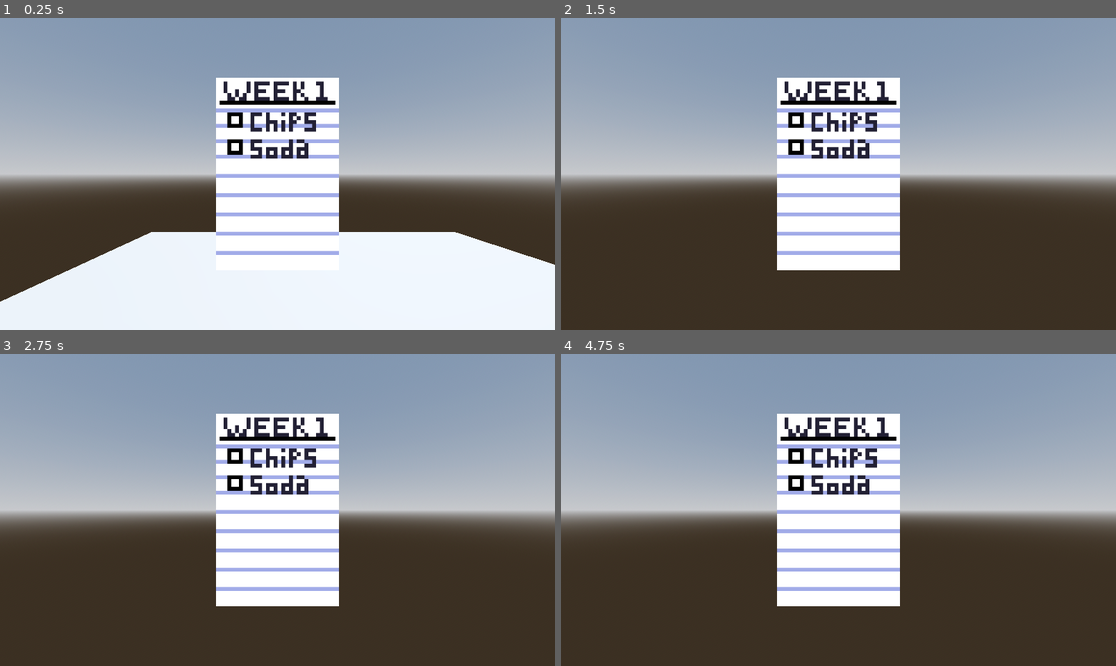
Above: before the commit, frames 1-4 (two rows, left to right).
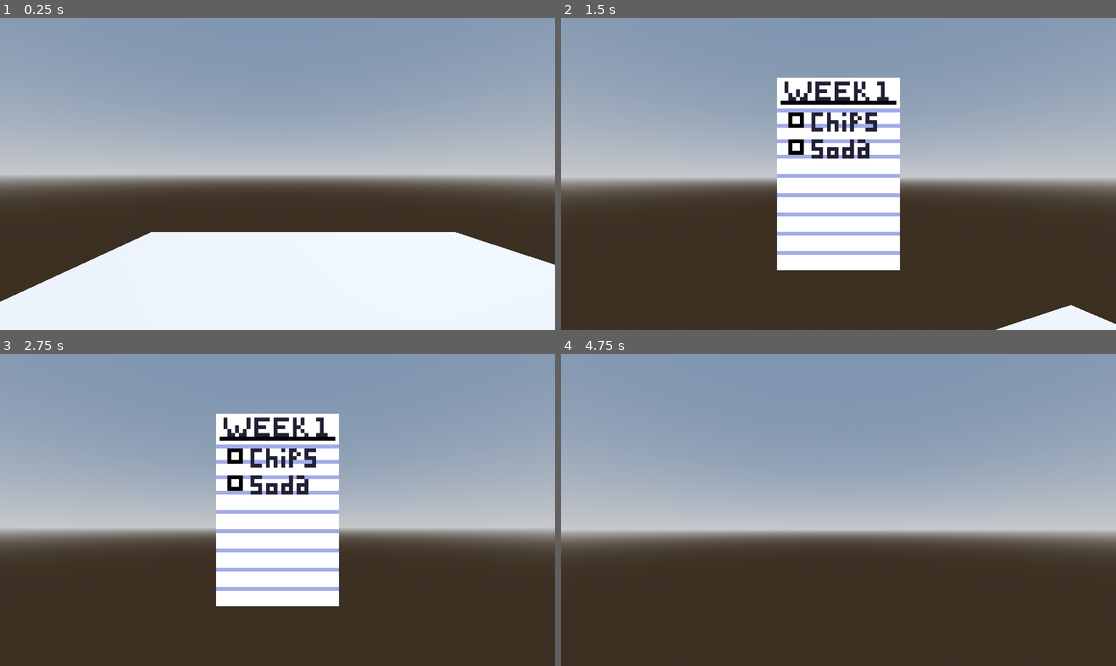
Above: after the commit, the same moments.

Repository: sciausu/Ctrl-Hack-Del
Game: Godot game, scene res://test.tscn
Two runs of this game, one before a commit and one after it. Both use one fixed random seed, a clock stepped at 60 frames per second and the inputs below.
Inputs (mouse positions are in pixels of both pictures, inside the frame that each line leads up to):
- Up to frame 1 (0.25 s): no input
- Up to frame 2 (1.5 s): tap Enter at 0.5 s; move the mouse to (866, 174) at 0.52 s; hold W (forward) from 0.53 s (still down); tap Tab (groceryList) at 0.6 s; tap E (interact) at 0.8, 1.35 s; move the mouse to (810, 174) at 1.27 s
- Up to frame 3 (2.75 s): keep holding W (forward); tap Tab (groceryList) at 1.55, 2.1 s; tap Space at 2 s; move the mouse to (288, 503) at 2.02 s; tap E (interact) at 2.3 s
- Up to frame 4 (4.75 s): keep holding W (forward); tap Enter at 2.75, 4.25 s; move the mouse to (832, 516) at 2.77 s; tap E (interact) at 2.85, 3.8, 4.35 s; tap Tab (groceryList) at 3.05, 3.6, 4.55 s; tap Space at 3.5 s; move the mouse to (877, 513) at 3.52 s; move the mouse to (794, 506) at 4.27 s

The runs differ from the first frame. In frame 1, 11% of the frame differs, in the area x 38-62%, y 19-76%; in frame 2, 3.1%; in frame 3, 7.9%; in frame 4, 22%, in the area x 0-100%, y 19-81%.

Commit message:
all ui done

Diff:
--- a/godotProject/schizo/chips.tscn
+++ b/godotProject/schizo/chips.tscn
@@ -1,6 +1,16 @@
-[gd_scene format=3 uid="uid://c03f0cer0ae6m"]
+[gd_scene load_steps=2 format=3 uid="uid://dt1kmv4c1nn6t"]
+
+[ext_resource type="Texture2D" uid="uid://bl2o2baswbfh7" path="res://chip.png" id="1_csjm0"]
 
 [node name="Chips" type="Node3D"]
 
-[node name="CSGBox3D" type="CSGBox3D" parent="." groups=["foodItem", "interactable"]]
+[node name="CSGBox3D" type="CSGBox3D" parent="." groups=["chips", "foodItem", "interactable"]]
+transform = Transform3D(1, 0, 0, 0, 1, 0, 0, 0, 1, 0, 0, -0.149536)
+visible = false
 use_collision = true
+size = Vector3(1, 1, 0.557373)
+
+[node name="Sprite3D" type="Sprite3D" parent="."]
+transform = Transform3D(0.4, 0, 0, 0, 0.4, 0, 0, 0, 0.4, 0, 0, -0.149536)
+billboard = 2
+texture = ExtResource("1_csjm0")
--- a/godotProject/schizo/choco_bar.tscn
+++ b/godotProject/schizo/choco_bar.tscn
@@ -1,5 +1,17 @@
-[gd_scene format=3 uid="uid://6rrq2mhdcvlx"]
+[gd_scene load_steps=2 format=3 uid="uid://fvuctjle5j51"]
+
+[ext_resource type="Texture2D" uid="uid://d008kyybo2m28" path="res://chocolate.png" id="1_25csn"]
 
 [node name="chocoBar" type="Node3D"]
+transform = Transform3D(0.3, 0, 0, 0, 0.3, 0, 0, 0, 0.3, 0, 0, 0)
 
-[node name="CSGBox3D" type="CSGBox3D" parent="." groups=["foodItem", "interactable"]]
+[node name="CSGBox3D" type="CSGBox3D" parent="." groups=["choco_bar", "foodItem", "interactable"]]
+transform = Transform3D(1, 0, 0, 0, 1, 0, 0, 0, 1, 0, 0.313904, -0.237549)
+visible = false
+use_collision = true
+size = Vector3(1, 1.62781, 0.240723)
+
+[node name="Sprite3D" type="Sprite3D" parent="."]
+transform = Transform3D(1, 0, 0, 0, 1, 0, 0, 0, 1, 0, 0.313904, -0.237549)
+billboard = 2
+texture = ExtResource("1_25csn")
--- a/godotProject/schizo/player.gd
+++ b/godotProject/schizo/player.gd
@@ -11,6 +11,26 @@
 @onready var w1c = $"../gList/w1c"
 @onready var w1s = $"../gList/w1s"
 @onready var w1cs = $"../gList/w1cs"
+
+@onready var w2b = $"../gList/w2b"
+@onready var w2bw = $"../gList/w2bw"
+@onready var w2bwe = $"../gList/w2bwe"
+@onready var w2e = $"../gList/w2e"
+@onready var w2em = $"../gList/w2em"
+@onready var w2w = $"../gList/w2w"
+@onready var w2we = $"../gList/w2we"
+@onready var w2be = $"../gList/w2be"
+
+@onready var w3c = $"../gList/w3c"
+@onready var w3cm = $"../gList/w3cm"
+@onready var w3e = $"../gList/w3e"
+@onready var w3m = $"../gList/w3m"
+
+@onready var w4c = $"../gList/w4c"
+@onready var w4e = $"../gList/w4e"
+@onready var w4w = $"../gList/w4w"
+@onready var w4wc = $"../gList/w4wc"
+
 
 # Defines the images to toggle betweeen
 var images = []
@@ -24,6 +44,7 @@
 @onready var water_collected = false
 @onready var lotto_collected = false
 @onready var bread_collected = false
+@onready var eggs_collected = false
 
 
 var week1 = false
@@ -56,6 +77,10 @@
 	# Add the gravity.
 	if not is_on_floor():
 		velocity += get_gravity() * delta
+
+
+
+
 
 	# interacting with objects
 	if Input.is_action_just_pressed("interact"):
@@ -65,14 +90,14 @@
 			var intObj = use.get_collider()
 			if intObj.is_in_group("npc"):
 				print("npc")
-			elif intObj.is_in_group("food"):
+			elif intObj.is_in_group("foodItem"):
 				print("food")
 				if intObj.is_in_group("chips"):
 					chips_collected = true
-					print (chips_collected)
+					print (chips_collected,"chips")
 				if intObj.is_in_group("soda"):
 					soda_collected = true
-					print (soda_collected)
+					print (soda_collected, "soda")
 				if intObj.is_in_group("choco_bar"):
 					choco_bar_collected = true
 					print (choco_bar_collected)
@@ -88,11 +113,144 @@
 				if intObj.is_in_group("lotto"):
 					lotto_collected = true
 					print (lotto_collected)
+				if intObj.is_in_group("eggs"):
+					eggs_collected = true
 
 		if use.is_colliding() and use.get_collider().is_in_group("delusion"):
 			print("delusion interact")
 
 		#end of interacting
+
+# checking list
+	if Input.is_action_just_pressed("groceryList") and !gList.visible:
+		gList.visible = true
+		if week == 1:
+			w1e.visible = true
+			# chips and soda
+			if chips_collected and soda_collected:
+				w1cs.visible = true
+				w1c.visible = false
+				w1e.visible = false
+				w1s.visible = false
+			elif chips_collected and !soda_collected:
+				w1cs.visible = false
+				w1c.visible = true
+				w1e.visible = false
+				w1s.visible = false
+			elif !chips_collected and soda_collected:
+				w1cs.visible = false
+				w1c.visible = false
+				w1e.visible = false
+				w1s.visible = true
+			print(week1)
+		if week == 2:
+			w2e.visible = true
+			# bread, water, eggs
+			if bread_collected and water_collected and eggs_collected:
+				w2b.visible = false
+				w2bw.visible = false
+				w2bwe.visible = true
+				w2e.visible = false
+				w2em.visible = false
+				w2w.visible = false
+				w2we.visible = false
+			elif !bread_collected and water_collected and eggs_collected:
+				w2b.visible = false
+				w2bw.visible = false
+				w2bwe.visible = false
+				w2e.visible = false
+				w2em.visible = false
+				w2w.visible = false
+				w2we.visible = true
+			elif bread_collected and !water_collected and eggs_collected:
+				w2b.visible = false
+				w2bw.visible = false
+				w2bwe.visible = false
+				w2e.visible = false
+				w2em.visible = false
+				w2w.visible = false
+				w2we.visible = false
+				w2be.visible = true
+			elif bread_collected and water_collected and !eggs_collected:
+				w2b.visible = false
+				w2bw.visible = true
+				w2bwe.visible = false
+				w2e.visible = false
+				w2em.visible = false
+				w2w.visible = false
+				w2we.visible = false
+				w2be.visible = false
+			elif !bread_collected and !water_collected and eggs_collected:
+				w2b.visible = false
+				w2bw.visible = false
+				w2bwe.visible = false
+				w2e.visible = true
+				w2em.visible = false
+				w2w.visible = false
+				w2we.visible = false
+				w2be.visible = false
+			elif bread_collected and !water_collected and !eggs_collected:
+				w2b.visible = true
+				w2bw.visible = false
+				w2bwe.visible = false
+				w2e.visible = false
+				w2em.visible = false
+				w2w.visible = false
+				w2we.visible = false
+				w2be.visible = false
+			elif !bread_collected and water_collected and !eggs_collected:
+				w2b.visible = false
+				w2bw.visible = false
+				w2bwe.visible = false
+				w2e.visible = false
+				w2em.visible = false
+				w2w.visible = true
+				w2we.visible = false
+				w2be.visible = false
+
+			print(week2)
+		if week == 3:
+			w3e.visible = true
+			if choco_bar_collected and milk_collected:
+				w3e.visible = false
+				w3c.visible = false
+				w3m.visible = false
+				w3cm.visible = true
+			elif !choco_bar_collected and milk_collected:
+				w3e.visible = false
+				w3c.visible = false
+				w3m.visible = true
+				w3cm.visible = false
+			elif choco_bar_collected and !milk_collected:
+				w3e.visible = false
+				w3c.visible = true
+				w3m.visible = false
+				w3cm.visible = false
+
+			print(week3)
+		if week == 4:
+			w4e.visible = true
+			if water_collected and chips_collected:
+				w4e.visible = false
+				w4w.visible = false
+				w4c.visible = false
+				w4wc.visible = true
+			elif !water_collected and chips_collected:
+				w4e.visible = false
+				w4w.visible = false
+				w4c.visible = true
+				w4wc.visible = false
+			elif water_collected and !chips_collected:
+				w4e.visible = false
+				w4w.visible = true
+				w4c.visible = false
+				w4wc.visible = false
+			print(week4)
+
+	elif Input.is_action_just_pressed("groceryList") and gList.visible:
+		gList.visible = false
+
+
 
 	# stop movement and mouse movement
 	if Input.is_action_just_pressed("escape") and !cursor:
--- a/godotProject/schizo/player.tscn
+++ b/godotProject/schizo/player.tscn
@@ -1,10 +1,26 @@
-[gd_scene load_steps=8 format=3 uid="uid://jx5m25sin6g0"]
+[gd_scene load_steps=24 format=3 uid="uid://c7m1a1sad1r68"]
 
 [ext_resource type="Script" path="res://player.gd" id="1_tgly5"]
 [ext_resource type="Texture2D" uid="uid://c1yadny35xweu" path="res://week1_empty.png" id="2_ibqqf"]
 [ext_resource type="Texture2D" uid="uid://vdg1i4iiltct" path="res://week1_chips.png" id="3_ovbpy"]
 [ext_resource type="Texture2D" uid="uid://db5cnh58atfmc" path="res://week1_chips_soda.png" id="4_qlpjc"]
 [ext_resource type="Texture2D" uid="uid://dfyi4cpfo2eoc" path="res://week1_soda.png" id="5_rtsb6"]
+[ext_resource type="Texture2D" uid="uid://bsuj7mqwgt3cj" path="res://week2_bread.png" id="6_1hlqh"]
+[ext_resource type="Texture2D" uid="uid://do8xx3ph7n7jn" path="res://week2_bread_water.png" id="7_7wcx8"]
+[ext_resource type="Texture2D" uid="uid://dij76bn28djfx" path="res://week2_bread_water_eggs.png" id="8_0lniw"]
+[ext_resource type="Texture2D" uid="uid://cfctllehn45y5" path="res://week2_eggs.png" id="9_cp8oy"]
+[ext_resource type="Texture2D" uid="uid://dwh1pjvocgjtd" path="res://week2_empty.png" id="10_kj6tp"]
+[ext_resource type="Texture2D" uid="uid://dtr6nysngydh0" path="res://week2_water.png" id="11_bdfd1"]
+[ext_resource type="Texture2D" uid="uid://c3barwp4tl1xo" path="res://week2_water_eggs.png" id="12_2vuf4"]
+[ext_resource type="Texture2D" uid="uid://cvvyrerhd0nvt" path="res://week3_choco.png" id="13_8lbll"]
+[ext_resource type="Texture2D" uid="uid://b3iae1b8c3faj" path="res://week2_bread_eggs.png" id="13_d0uox"]
+[ext_resource type="Texture2D" uid="uid://803qdstfx3oe" path="res://week3_choco_milk.png" id="14_otqll"]
+[ext_resource type="Texture2D" uid="uid://b15k4usuya0kt" path="res://week3_empty.png" id="15_b1qxv"]
+[ext_resource type="Texture2D" uid="uid://dsclv1jwb3mtk" path="res://week3_milk.png" id="16_nw2ed"]
+[ext_resource type="Texture2D" uid="uid://d10gree8m0ilv" path="res://week4_chips.png" id="17_0n0ms"]
+[ext_resource type="Texture2D" uid="uid://b6le03jgmlwya" path="res://week4_empty.png" id="18_gahiv"]
+[ext_resource type="Texture2D" uid="uid://byyls13lfxgns" path="res://week4_water.png" id="19_8cda7"]
+[ext_resource type="Texture2D" uid="uid://byp5aq37dvaux" path="res://week4_water_chips.png" id="20_1prve"]
 
 [sub_resource type="CapsuleMesh" id="CapsuleMesh_0kebj"]
 
@@ -36,6 +52,7 @@
 transform = Transform3D(1, 0, 0, 0, -4.37114e-06, -1, 0, 100, -4.37114e-08, 0, -0.061771, 0)
 
 [node name="gList" type="Control" parent="."]
+visible = false
 layout_mode = 3
 anchors_preset = 8
 anchor_left = 0.5
@@ -50,6 +67,7 @@
 grow_vertical = 2
 
 [node name="w1e" type="TextureRect" parent="gList"]
+visible = false
 layout_mode = 1
 anchors_preset = 8
 anchor_left = 0.5
@@ -94,20 +112,276 @@
 offset_bottom = 20.0
 grow_horizontal = 2
 grow_vertical = 2
+texture = ExtResource("5_rtsb6")
+
+[node name="w1cs" type="TextureRect" parent="gList"]
+visible = false
+layout_mode = 1
+anchors_preset = 8
+anchor_left = 0.5
+anchor_top = 0.5
+anchor_right = 0.5
+anchor_bottom = 0.5
+offset_left = -20.0
+offset_top = -20.0
+offset_right = 20.0
+offset_bottom = 20.0
+grow_horizontal = 2
+grow_vertical = 2
 texture = ExtResource("4_qlpjc")
 
-[node name="w1cs" type="TextureRect" parent="gList"]
-visible = false
-layout_mode = 1
-anchors_preset = 8
-anchor_left = 0.5
-anchor_top = 0.5
-anchor_right = 0.5
-anchor_bottom = 0.5
-offset_left = -20.0
-offset_top = -20.0
-offset_right = 20.0
-offset_bottom = 20.0
-grow_horizontal = 2
-grow_vertical = 2
-texture = ExtResource("5_rtsb6")
+[node name="w2b" type="TextureRect" parent="gList"]
+visible = false
+layout_mode = 1
+anchors_preset = 8
+anchor_left = 0.5
+anchor_top = 0.5
+anchor_right = 0.5
+anchor_bottom = 0.5
+offset_left = -20.0
+offset_top = -20.0
+offset_right = 20.0
+offset_bottom = 20.0
+grow_horizontal = 2
+grow_vertical = 2
+texture = ExtResource("6_1hlqh")
+
+[node name="w2bw" type="TextureRect" parent="gList"]
+visible = false
+layout_mode = 1
+anchors_preset = 8
+anchor_left = 0.5
+anchor_top = 0.5
+anchor_right = 0.5
+anchor_bottom = 0.5
+offset_left = -20.0
+offset_top = -20.0
+offset_right = 20.0
+offset_bottom = 20.0
+grow_horizontal = 2
+grow_vertical = 2
+texture = ExtResource("7_7wcx8")
+
+[node name="w2bwe" type="TextureRect" parent="gList"]
+visible = false
+layout_mode = 1
+anchors_preset = 8
+anchor_left = 0.5
+anchor_top = 0.5
+anchor_right = 0.5
+anchor_bottom = 0.5
+offset_left = -20.0
+offset_top = -20.0
+offset_right = 20.0
+offset_bottom = 20.0
+grow_horizontal = 2
+grow_vertical = 2
+texture = ExtResource("8_0lniw")
+
+[node name="w2e" type="TextureRect" parent="gList"]
+visible = false
+layout_mode = 1
+anchors_preset = 8
+anchor_left = 0.5
+anchor_top = 0.5
+anchor_right = 0.5
+anchor_bottom = 0.5
+offset_left = -20.0
+offset_top = -20.0
+offset_right = 20.0
+offset_bottom = 20.0
+grow_horizontal = 2
+grow_vertical = 2
+texture = ExtResource("9_cp8oy")
+
+[node name="w2em" type="TextureRect" parent="gList"]
+visible = false
+layout_mode = 1
+anchors_preset = 8
+anchor_left = 0.5
+anchor_top = 0.5
+anchor_right = 0.5
+anchor_bottom = 0.5
+offset_left = -20.0
+offset_top = -20.0
+offset_right = 20.0
+offset_bottom = 20.0
+grow_horizontal = 2
+grow_vertical = 2
+texture = ExtResource("10_kj6tp")
+
+[node name="w2w" type="TextureRect" parent="gList"]
+visible = false
+layout_mode = 1
+anchors_preset = 8
+anchor_left = 0.5
+anchor_top = 0.5
+anchor_right = 0.5
+anchor_bottom = 0.5
+offset_left = -20.0
+offset_top = -20.0
+offset_right = 20.0
+offset_bottom = 20.0
+grow_horizontal = 2
+grow_vertical = 2
+texture = ExtResource("11_bdfd1")
+
+[node name="w2we" type="TextureRect" parent="gList"]
+visible = false
+layout_mode = 1
+anchors_preset = 8
+anchor_left = 0.5
+anchor_top = 0.5
+anchor_right = 0.5
+anchor_bottom = 0.5
+offset_left = -20.0
+offset_top = -20.0
+offset_right = 20.0
+offset_bottom = 20.0
+grow_horizontal = 2
+grow_vertical = 2
+texture = ExtResource("12_2vuf4")
+
+[node name="w2be" type="TextureRect" parent="gList"]
+visible = false
+layout_mode = 1
+anchors_preset = 8
+anchor_left = 0.5
+anchor_top = 0.5
+anchor_right = 0.5
+anchor_bottom = 0.5
+offset_left = -20.0
+offset_top = -20.0
+offset_right = 20.0
+offset_bottom = 20.0
+grow_horizontal = 2
+grow_vertical = 2
+texture = ExtResource("13_d0uox")
+
+[node name="w3c" type="TextureRect" parent="gList"]
+visible = false
+layout_mode = 1
+anchors_preset = 8
+anchor_left = 0.5
+anchor_top = 0.5
+anchor_right = 0.5
+anchor_bottom = 0.5
+offset_left = -20.0
+offset_top = -20.0
+offset_right = 20.0
+offset_bottom = 20.0
+grow_horizontal = 2
+grow_vertical = 2
+texture = ExtResource("13_8lbll")
+
+[node name="w3cm" type="TextureRect" parent="gList"]
+visible = false
+layout_mode = 1
+anchors_preset = 8
+anchor_left = 0.5
+anchor_top = 0.5
+anchor_right = 0.5
+anchor_bottom = 0.5
+offset_left = -20.0
+offset_top = -20.0
+offset_right = 20.0
+offset_bottom = 20.0
+grow_horizontal = 2
+grow_vertical = 2
+texture = ExtResource("14_otqll")
+
+[node name="w3e" type="TextureRect" parent="gList"]
+visible = false
+layout_mode = 1
+anchors_preset = 8
+anchor_left = 0.5
+anchor_top = 0.5
+anchor_right = 0.5
+anchor_bottom = 0.5
+offset_left = -20.0
+offset_top = -20.0
+offset_right = 20.0
+offset_bottom = 20.0
+grow_horizontal = 2
+grow_vertical = 2
+texture = ExtResource("15_b1qxv")
+
+[node name="w3m" type="TextureRect" parent="gList"]
+visible = false
+layout_mode = 1
+anchors_preset = 8
+anchor_left = 0.5
+anchor_top = 0.5
+anchor_right = 0.5
+anchor_bottom = 0.5
+offset_left = -20.0
+offset_top = -20.0
+offset_right = 20.0
+offset_bottom = 20.0
+grow_horizontal = 2
+grow_vertical = 2
+texture = ExtResource("16_nw2ed")
+
+[node name="w4c" type="TextureRect" parent="gList"]
+visible = false
+layout_mode = 1
+anchors_preset = 8
+anchor_left = 0.5
+anchor_top = 0.5
+anchor_right = 0.5
+anchor_bottom = 0.5
+offset_left = -20.0
+offset_top = -20.0
+offset_right = 20.0
+offset_bottom = 20.0
+grow_horizontal = 2
+grow_vertical = 2
+texture = ExtResource("17_0n0ms")
+
+[node name="w4e" type="TextureRect" parent="gList"]
+visible = false
+layout_mode = 1
+anchors_preset = 8
+anchor_left = 0.5
+anchor_top = 0.5
+anchor_right = 0.5
+anchor_bottom = 0.5
+offset_left = -20.0
+offset_top = -20.0
+offset_right = 20.0
+offset_bottom = 20.0
+grow_horizontal = 2
+grow_vertical = 2
+texture = ExtResource("18_gahiv")
+
+[node name="w4w" type="TextureRect" parent="gList"]
+visible = false
+layout_mode = 1
+anchors_preset = 8
+anchor_left = 0.5
+anchor_top = 0.5
+anchor_right = 0.5
+anchor_bottom = 0.5
+offset_left = -20.0
+offset_top = -20.0
+offset_right = 20.0
+offset_bottom = 20.0
+grow_horizontal = 2
+grow_vertical = 2
+texture = ExtResource("19_8cda7")
+
+[node name="w4wc" type="TextureRect" parent="gList"]
+visible = false
+layout_mode = 1
+anchors_preset = 8
+anchor_left = 0.5
+anchor_top = 0.5
+anchor_right = 0.5
+anchor_bottom = 0.5
+offset_left = -20.0
+offset_top = -20.0
+offset_right = 20.0
+offset_bottom = 20.0
+grow_horizontal = 2
+grow_vertical = 2
+texture = ExtResource("20_1prve")
--- a/godotProject/schizo/project.godot
+++ b/godotProject/schizo/project.godot
@@ -22,6 +22,13 @@
 npc=""
 stare=""
 foodItem=""
+chips=""
+soda=""
+choco_bar=""
+candy=""
+milk=""
+water=""
+lotto=""
 
 [input]
 
@@ -50,9 +57,9 @@
 "events": [Object(InputEventKey,"resource_local_to_scene":false,"resource_name":"","device":-1,"window_id":0,"alt_press …(192 unchanged characters)…
 ]
 }
-groceryList={
+inventory={
 "deadzone": 0.5,
-"events": [Object(InputEventKey,"resource_local_to_scene":fa …(140 unchanged characters)… d":false,"keycode":0,"physical_keycode":4194306,"key_label":0,"unicode":0,"location":0,"echo":false,"script":null)
+"events": [Object(InputEventKey,"resource_local_to_scene":fa …(140 unchanged characters)… d":false,"keycode":0,"physical_keycode":81,"key_label":0,"unicode":113,"location":0,"echo":false,"script":null)
 ]
 }
 escape={
@@ -60,3 +67,8 @@
 "events": [Object(InputEventKey,"resource_local_to_scene":false,"resource_name":"","device":-1,"window_id":0,"alt_press …(195 unchanged characters)…
 ]
 }
+groceryList={
+"deadzone": 0.5,
+"events": [Object(InputEventKey,"resource_local_to_scene":false,"resource_name":"","device":-1,"window_id":0,"alt_pressed":false,"shift_pressed":false,"ctrl_pressed":false,"meta_pressed":false,"pressed":false,"keycode":0,"physical_keycode":4194306,"key_label":0,"unicode":0,"location":0,"echo":false,"script":null)
+]
+}
--- a/godotProject/schizo/soda.tscn
+++ b/godotProject/schizo/soda.tscn
@@ -1,5 +1,13 @@
-[gd_scene format=3 uid="uid://cg6n3hfs8oyyx"]
+[gd_scene load_steps=2 format=3 uid="uid://col5hay716na"]
+
+[ext_resource type="Texture2D" uid="uid://yw0ka7vc6mve" path="res://soda.png" id="1_cq72a"]
 
 [node name="soda" type="Node3D"]
 
-[node name="CSGCylinder3D" type="CSGCylinder3D" parent="." groups=["foodItem", "interactable"]]
+[node name="CSGCylinder3D" type="CSGCylinder3D" parent="." groups=["foodItem", "interactable", "soda"]]
+visible = false
+use_collision = true
+
+[node name="Sprite3D" type="Sprite3D" parent="."]
+billboard = 2
+texture = ExtResource("1_cq72a")
--- a/godotProject/schizo/test.tscn
+++ b/godotProject/schizo/test.tscn
@@ -1,10 +1,13 @@
-[gd_scene load_steps=9 format=3 uid="uid://db21ja8wsqd75"]
+[gd_scene load_steps=12 format=3 uid="uid://db21ja8wsqd75"]
 
 [ext_resource type="PackedScene" uid="uid://c7m1a1sad1r68" path="res://player.tscn" id="1_yn1ux"]
 [ext_resource type="PackedScene" uid="uid://c5hdcsdo34x7y" path="res://interact_box.tscn" id="2_ip4cy"]
 [ext_resource type="PackedScene" uid="uid://brbyau2uixrcb" path="res://delusion_box.tscn" id="3_v5l57"]
 [ext_resource type="PackedScene" uid="uid://c16p2ldunwcyw" path="res://interact_npc_box.tscn" id="4_jg8ha"]
 [ext_resource type="PackedScene" uid="uid://cn7qoxkw85lo6" path="res://delusion_stare_box.tscn" id="5_carcq"]
+[ext_resource type="PackedScene" uid="uid://fvuctjle5j51" path="res://choco_bar.tscn" id="6_hiqjx"]
+[ext_resource type="PackedScene" uid="uid://col5hay716na" path="res://soda.tscn" id="7_r41bl"]
+[ext_resource type="PackedScene" uid="uid://dt1kmv4c1nn6t" path="res://chips.tscn" id="8_eayd7"]
 
 [sub_resource type="ProceduralSkyMaterial" id="ProceduralSkyMaterial_x3b1q"]
 sky_horizon_color = Color(0.64625, 0.65575, 0.67075, 1)
@@ -47,3 +50,12 @@
 
 [node name="delusionStareBox" parent="." instance=ExtResource("5_carcq")]
 transform = Transform3D(1, 0, 0, 0, 1, 0, 0, 0, 1, -2.46875, 0.111364, 0.922221)
+
+[node name="chocoBar" parent="." instance=ExtResource("6_hiqjx")]
+transform = Transform3D(0.4, 0, 0, 0, 0.4, 0, 0, 0, 0.4, 1.82174, 1.07251, 0.814785)
+
+[node name="soda" parent="." instance=ExtResource("7_r41bl")]
+transform = Transform3D(0.3, 0, 0, 0, 0.3, 0, 0, 0, 0.3, 2.09665, 0.874894, -2.25253)
+
+[node name="Chips" parent="." instance=ExtResource("8_eayd7")]
+transform = Transform3D(0.5, 0, 0, 0, 0.5, 0, 0, 0, 0.5, 2.49844, 0.703622, -0.736471)
Binary file added: godotProject/schizo/banana man.png
Not shown, added: godotProject/schizo/banana man.png.import
Binary file added: godotProject/schizo/bread.png
Not shown, added: godotProject/schizo/bread.png.import
Binary file added: godotProject/schizo/candy.png
Not shown, added: godotProject/schizo/candy.png.import
Not shown: 1 places in godotProject/schizo/candy.tscn that only renumber resources
Binary file added: godotProject/schizo/chciekn.png
Not shown, added: godotProject/schizo/chciekn.png.import
Binary file added: godotProject/schizo/chip.png
Not shown, added: godotProject/schizo/chip.png.import
Binary file added: godotProject/schizo/chocolate.png
(and 11 more such lines)
